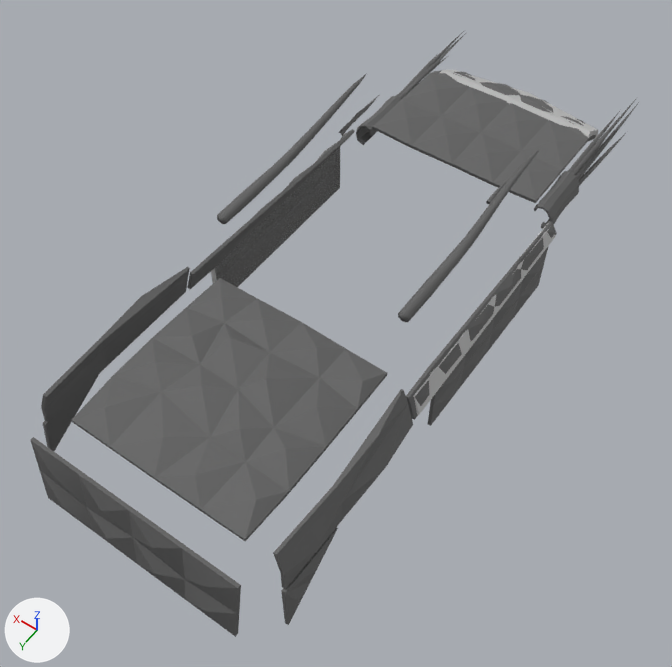
An edit to the FBX model Unity/Crimson Sands/Assets/Models/Vehicles/Truck Armor.fbx, drawn before and after from the same camera.
The view is the same before and after, from a camera (50 mm lens) standing at (-0.0251, 0.0393, 0.0628) and looking at (-0.0005, 0.0048, 0.0086). The axes (+X, +Y, +Z) are drawn at lower left. The lights are the same throughout. Objects named as collision shapes, trigger or cutter boxes, shadow casters or lower levels of detail are left out. Where no turn or scale is listed for an object, it has been applied to the vertices.

The first picture shows 'Armor_Panel_05_Geo', 'Armor_Panel_07_Collider1', 'Armor_Panel_07_Geo', 'Armor_Panel_08_Geo', 'Front_Spikes', 'Right_side_Armor', 'Spike_1_Geo', 'Spike_2_Geo', 'Spike_3_Geo', 'Spike_4_Geo', 'back_Left_armor', 'back_left_Low_armor', 'back_right_Low_armor', 'back_right_armor', 'left_side_Armor', 'left_side_Armor_Collider1'.
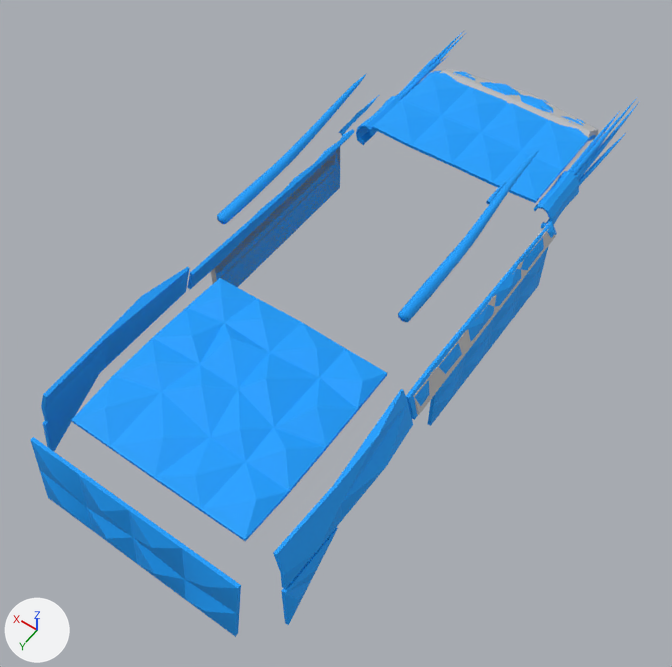
Where the change shows, as pixel boxes [x1, y1, x2, y2] in the pictures (672 x 667 px):
```json
{"object": "Armor_Panel_08_Geo", "change": "recoloured", "before": [72, 278, 387, 541], "after": [72, 278, 387, 541], "on screen": "grey to blue"}
{"object": "Armor_Panel_07_Geo", "change": "recoloured", "before": [373, 71, 596, 203], "after": [373, 71, 596, 203], "on screen": "grey to blue"}
{"object": "Armor_Panel_05_Geo", "change": "recoloured", "before": [31, 437, 241, 637], "after": [31, 437, 241, 637], "on screen": "grey to blue"}
{"object": "back_right_armor", "change": "recoloured", "before": [273, 389, 413, 589], "after": [273, 389, 413, 589], "on screen": "grey to blue"}
{"object": "Right_side_Armor", "change": "recoloured", "before": [406, 221, 557, 426], "after": [406, 221, 557, 426], "on screen": "grey to blue"}
{"object": "left_side_Armor", "change": "recoloured", "before": [187, 129, 355, 289], "after": [187, 129, 355, 289], "on screen": "grey to blue"}
{"object": "back_Left_armor", "change": "recoloured", "before": [41, 267, 190, 423], "after": [41, 267, 190, 423]}
{"object": "Front_Spikes", "change": "recoloured", "before": [356, 30, 640, 229], "after": [356, 30, 640, 229], "on screen": "grey to blue"}
{"object": "Spike_3_Geo", "change": "recoloured", "before": [398, 149, 540, 322], "after": [398, 149, 540, 322], "on screen": "grey to blue"}
{"object": "Spike_4_Geo", "change": "recoloured", "before": [217, 74, 366, 224], "after": [217, 74, 366, 224], "on screen": "grey to blue"}
{"object": "back_right_Low_armor", "change": "recoloured", "before": [281, 527, 338, 625], "after": [281, 527, 338, 625], "on screen": "grey to blue"}
{"object": "back_left_Low_armor", "change": "recoloured", "before": [43, 373, 100, 451], "after": [43, 373, 100, 451]}
{"object": "Spike_2_Geo", "change": "recoloured", "before": [339, 95, 379, 136], "after": [339, 95, 379, 136], "on screen": "grey to blue"}
{"object": "Spike_1_Geo", "change": "recoloured", "before": [486, 171, 516, 204], "after": [486, 171, 516, 204]}
```

Scene script edits in JSON lines:
```json
{"op": "set", "path": "mat_pasted__gunmetal.base_color", "old": "(0.122, 0.122, 0.122)", "new": "(0.0, 0.346, 1.0)", "note": "dark grey #626262 -> blue #009fff"}
```
